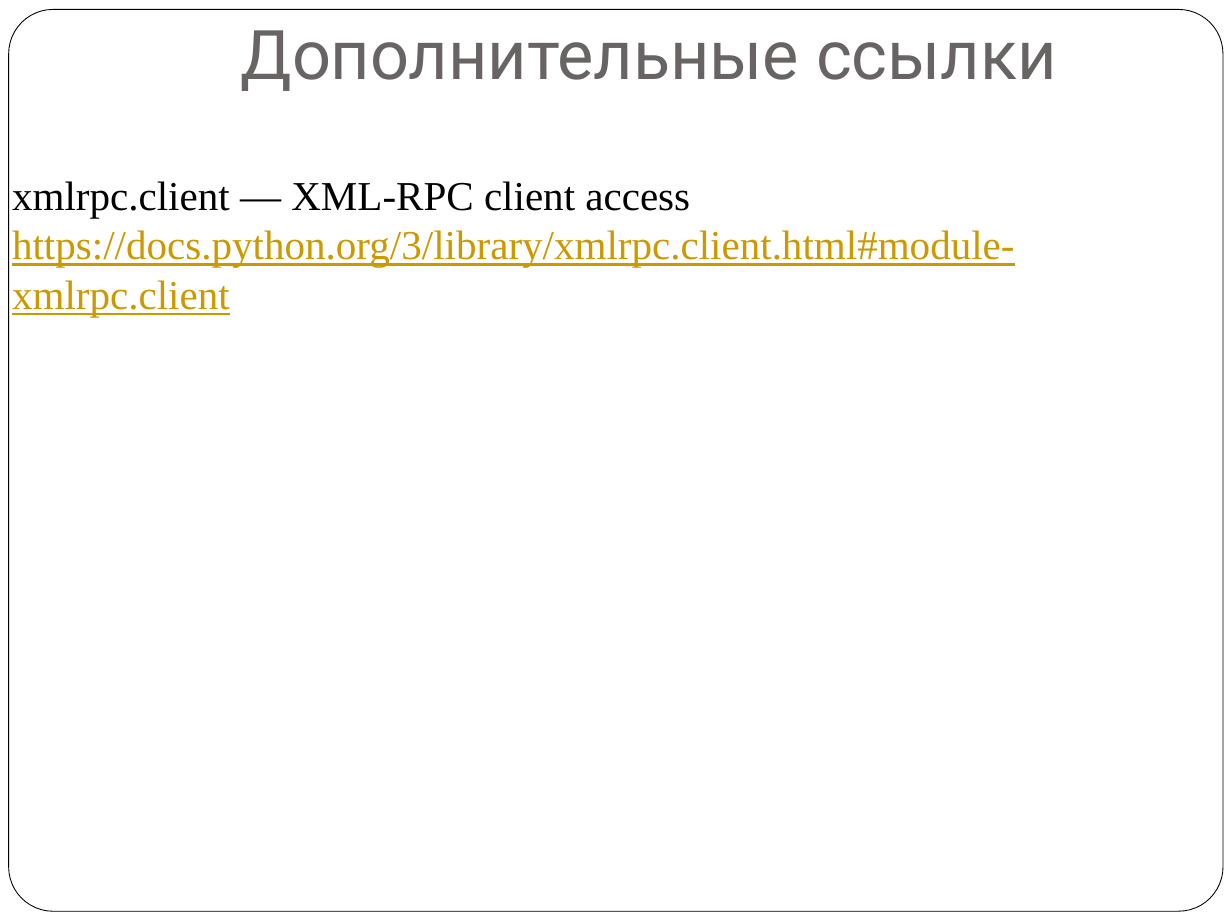
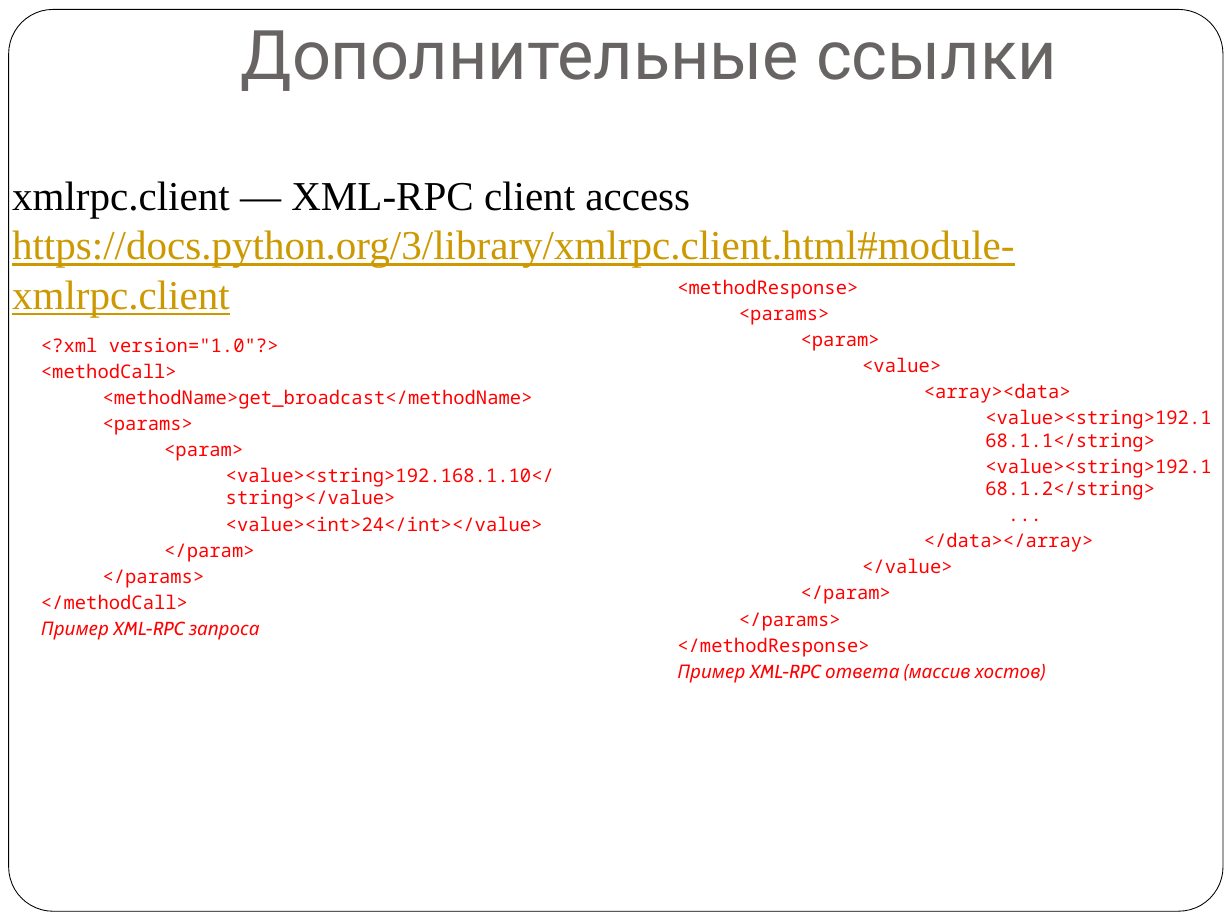
Before and after one commit to mbdatateach/site, a slide deck: slide 5 of РВиП/практики/Практика 3.pptx (slide 2 before the commit). Drawn at 1232x924 pixels with LibreOffice and Linux fonts; fonts in the diff are those of the drawing. Boxes give left, top, right and bottom in pixels: in the first picture for what was removed or moved away, otherwise in the second. Text is boxed around its words. In the diff, an @@ line names an element or a change of style, - is before the commit and + after.

```diff
--- a/РВиП/практики/Практика 3.pptx
+++ b/РВиП/практики/Практика 3.pptx
@@ text added at (677,279,1211,683), 11 pt, text #FF0000 @@
+<methodResponse>
+  <params>
+    <param>
+      <value>
+        <array><data>
+          <value><string>192.168.1.1</string>
+          <value><string>192.168.1.2</string>
+          ...
+        </data></array>
+      </value>
+    </param>
+  </params>
+</methodResponse>
+Пример XML-RPC ответа (массив хостов)
@@ text added at (41,337,554,640), 11 pt, text #FF0000 @@
+<?xml version="1.0"?>
+<methodCall>
+  <methodName>get_broadcast</methodName>
+  <params>
+    <param>
+      <value><string>192.168.1.10</string></value>
+      <value><int>24</int></value>
+    </param>
+  </params>
+</methodCall>
+Пример XML-RPC запроса
```
Also in this commit, not shown: 7 slides added, 4 other files.
